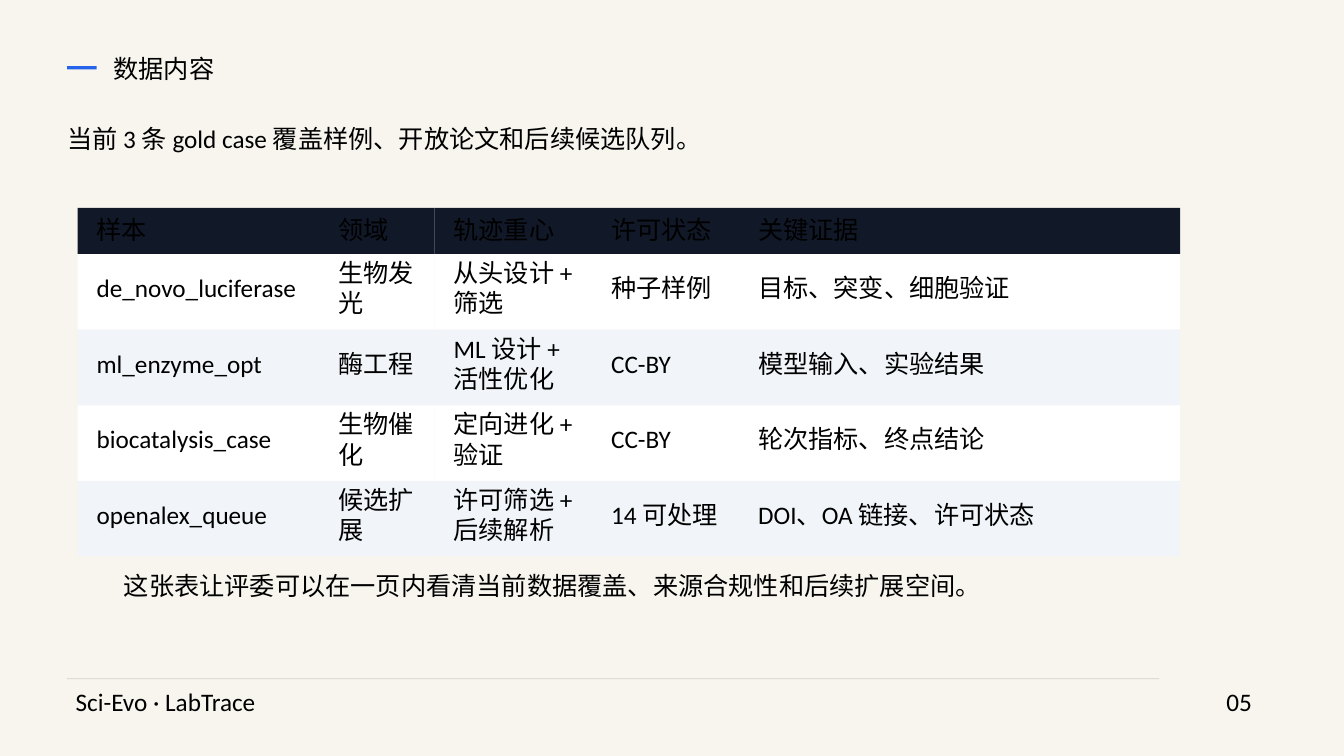
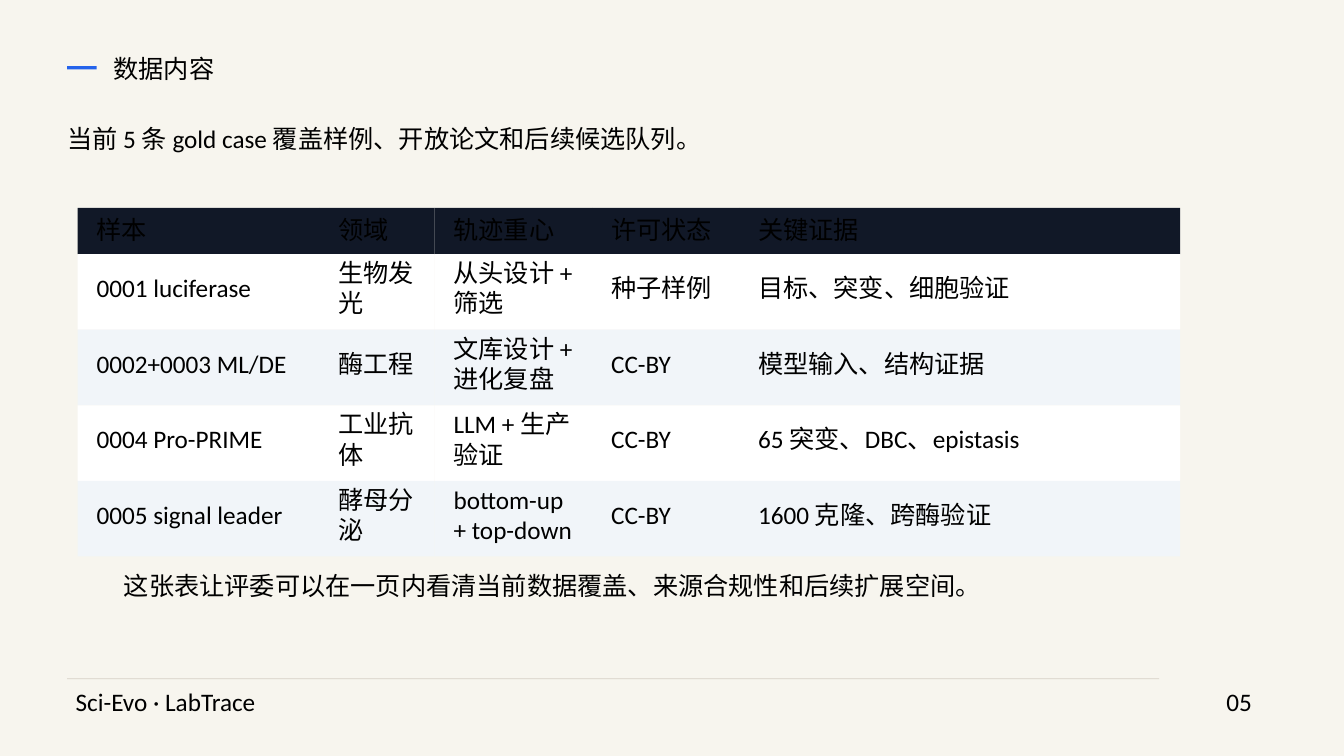
Before and after one commit to medisean/Sci-Evo-LabTrace, a slide deck: slide 5 of outputs/submission_pack/deliverables/scievo_labtrace_overview.pptx. Drawn at 1344x756 pixels with LibreOffice and Linux fonts; fonts in the diff are those of the drawing. Boxes give left, top, right and bottom in pixels: in the first picture for what was removed or moved away, otherwise in the second. Text is boxed around its words. In the diff, an @@ line names an element or a change of style, - is before the commit and + after.

```diff
--- a/outputs/submission_pack/deliverables/scievo_labtrace_overview.pptx
+++ b/outputs/submission_pack/deliverables/scievo_labtrace_overview.pptx
@@ text at [67, 126, 701, 153]: text changed @@
-当前 3 条 gold case 覆盖样例、开放论文和后续候选队列。
+当前 5 条 gold case 覆盖样例、开放论文和后续候选队列。
@@ text at [97, 279, 251, 298]: text changed @@
-de_novo_luciferase
+0001 luciferase
@@ text at [97, 355, 287, 374]: text changed @@
-ml_enzyme_opt
+0002+0003 ML/DE
@@ text at [454, 336, 555, 390]: text changed @@
-ML 设计 + 活性优化
+文库设计 + 进化复盘
@@ text at [758, 351, 985, 375]: text changed @@
-模型输入、实验结果
+模型输入、结构证据
@@ text at [338, 411, 414, 466]: text changed @@
-生物催化
+工业抗体
@@ text at [454, 411, 570, 466]: text changed @@
-定向进化 + 验证
+LLM + 生产验证
@@ text at [97, 431, 262, 448]: text changed @@
-biocatalysis_case
+0004 Pro-PRIME
@@ text at [758, 426, 1019, 452]: text changed @@
-轮次指标、终点结论
+65 突变、DBC、epistasis
@@ text at [97, 506, 282, 529]: text changed @@
-openalex_queue
+0005 signal leader
@@ text at [338, 487, 414, 541]: text changed @@
-候选扩展
+酵母分泌
@@ text at [454, 491, 572, 543]: text changed @@
-许可筛选 + 后续解析
+bottom-up + top-down
@@ text at [611, 507, 671, 524]: text changed @@
-14 可处理
+CC-BY
@@ text at [758, 502, 991, 526]: text changed @@
-DOI、OA 链接、许可状态
+1600 克隆、跨酶验证
```
Also in this commit, not shown: 4 other slides changed, 23 other files.
